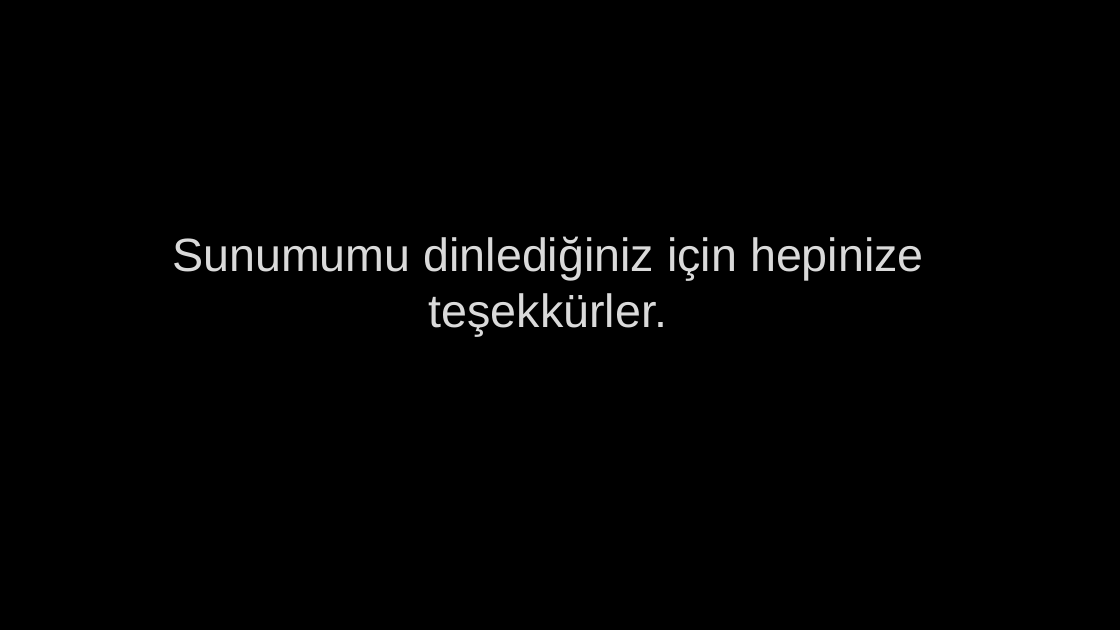
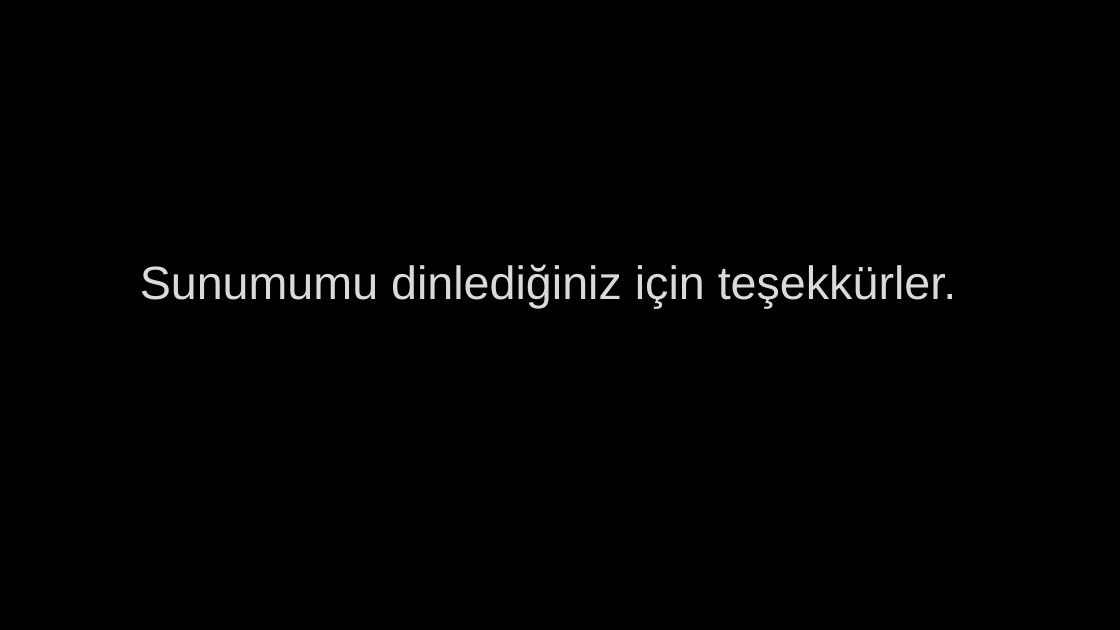
Before and after one commit to BilalMercan/Kotlin_Sozluk_Proje, a slide deck: slide 15 of Kotlin Sözlük Uygulaması Proje/Sözlük Uygulaması.pptx. Drawn at 1120x630 pixels with LibreOffice and Linux fonts; fonts in the diff are those of the drawing; background and template pictures are left out. Boxes give left, top, right and bottom in pixels: in the first picture for what was removed or moved away, otherwise in the second. Text is boxed around its words. In the diff, an @@ line names an element or a change of style, - is before the commit and + after.

```diff
--- a/Kotlin Sözlük Uygulaması Proje/Sözlük Uygulaması.pptx
+++ b/Kotlin Sözlük Uygulaması Proje/Sözlük Uygulaması.pptx
@@ title at (140,264,956,308): text changed @@
-Sunumumu dinlediğiniz için hepinize teşekkürler.
+Sunumumu dinlediğiniz için teşekkürler.
```
